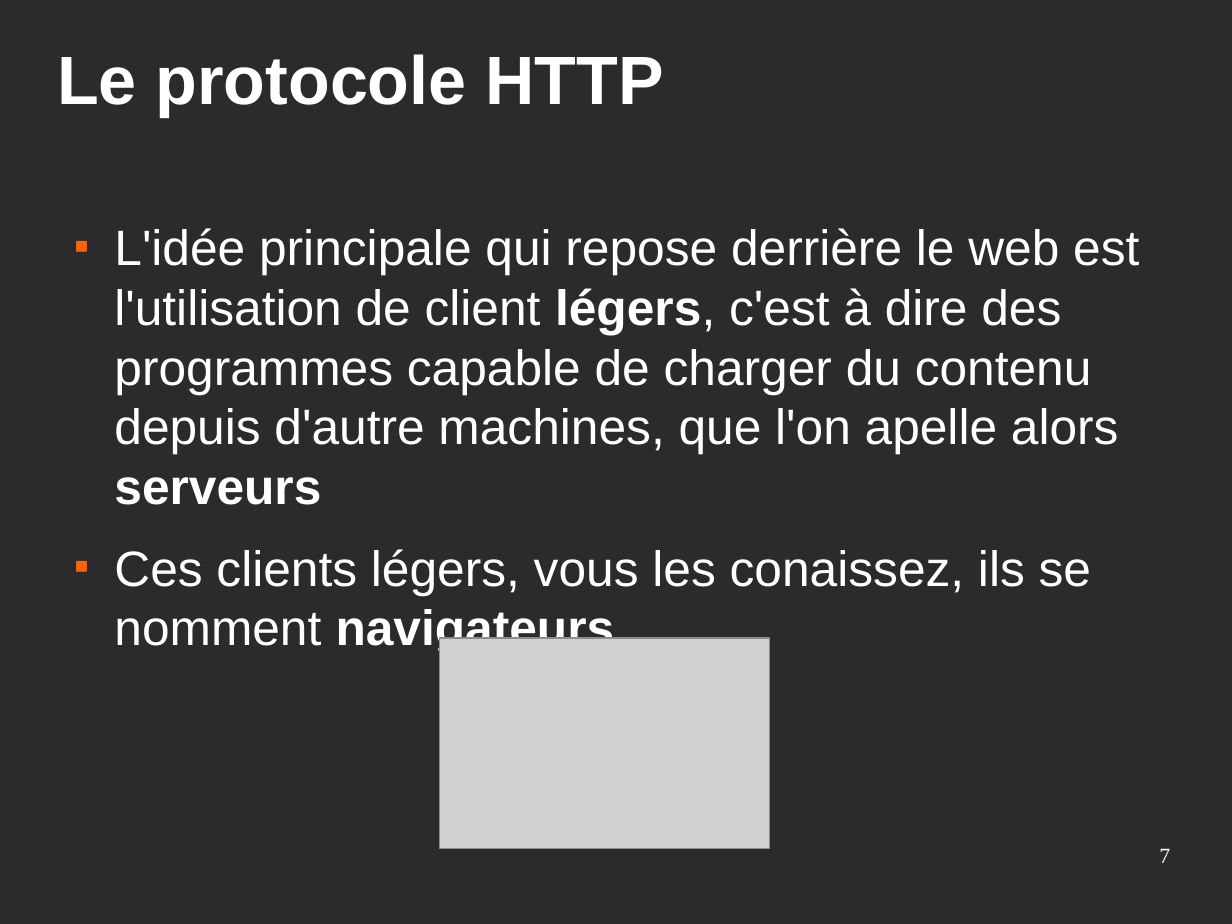
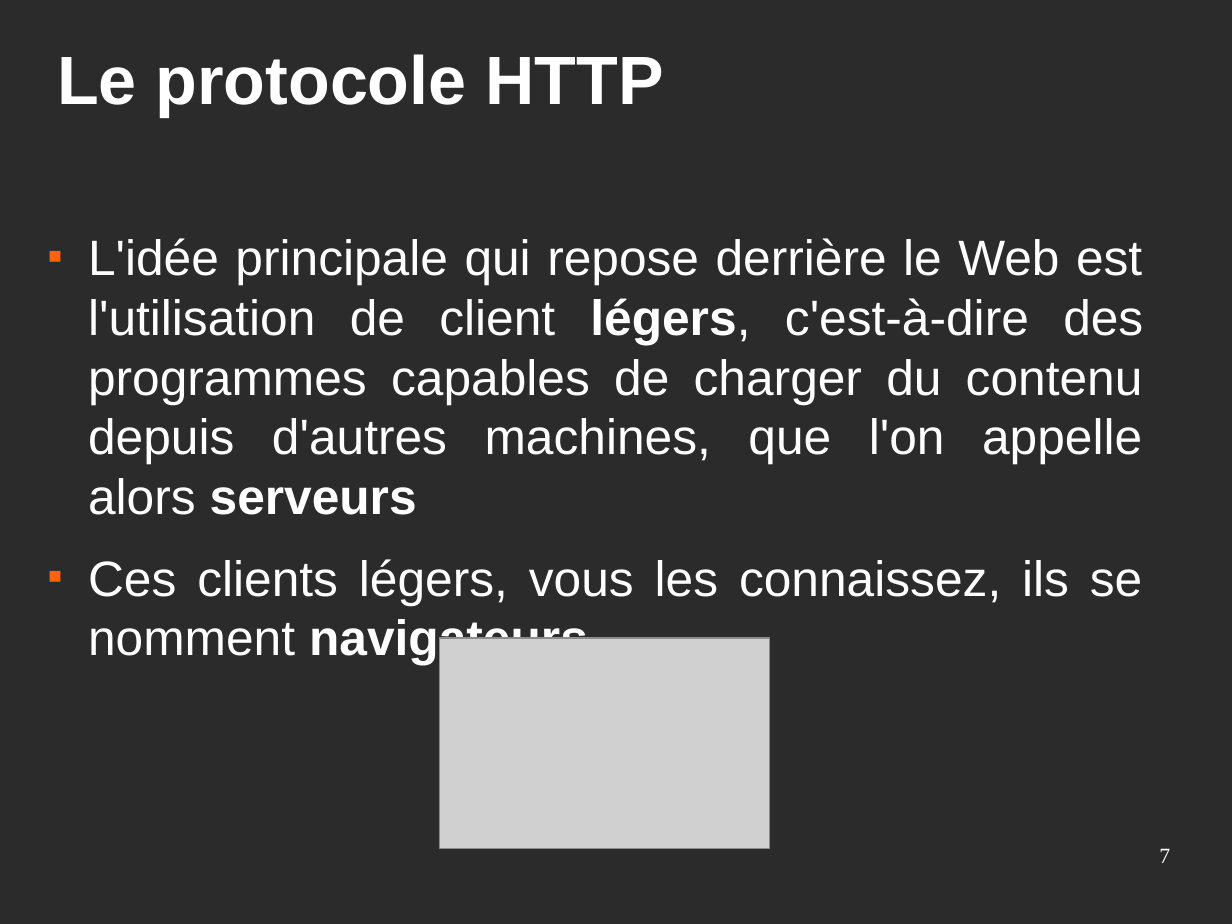
Before and after one commit to Eirbware/Formation, a slide deck: slide 7 of presentations/fondements.odp. Drawn at 1232x924 pixels with LibreOffice and Linux fonts; fonts in the diff are those of the drawing; grey boxes stand for pictures; background and template pictures are left out; a plain dark background stands for a picture behind light text. Boxes give left, top, right and bottom in pixels: in the first picture for what was removed or moved away, otherwise in the second. Text is boxed around its words. In the diff, an @@ line names an element or a change of style, - is before the commit and + after.

```diff
--- a/presentations/fondements.odp
+++ b/presentations/fondements.odp
@@ text at (x1=88, y1=238, x2=1143, y2=665): text changed @@
-■ L'idée principale qui repose derrière le web est l'utilisation de client légers, c'est à dire des programmes capable de charger du contenu depuis d'autre machines, que l'on apelle alors serveurs
-■ Ces clients légers, vous les conaissez, ils se nomment navigateurs
+■ L'idée principale qui repose derrière le Web est l'utilisation de client légers, c'est-à-dire des programmes capables de charger du contenu depuis d'autres machines, que l'on appelle alors serveurs
+■ Ces clients légers, vous les connaissez, ils se nomment navigateurs
```
Also in this commit, not shown: 21 other slides changed, 2 other files.
